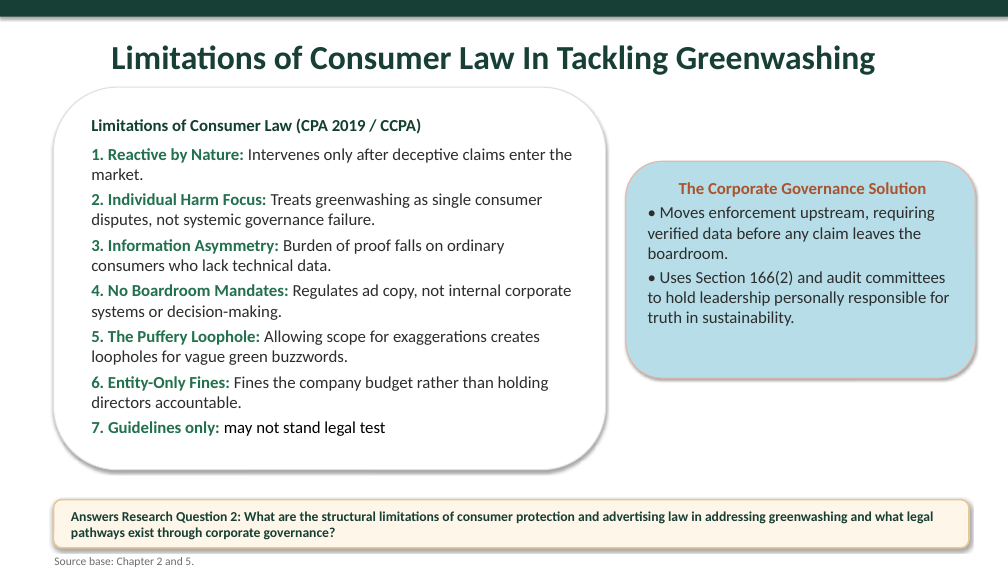
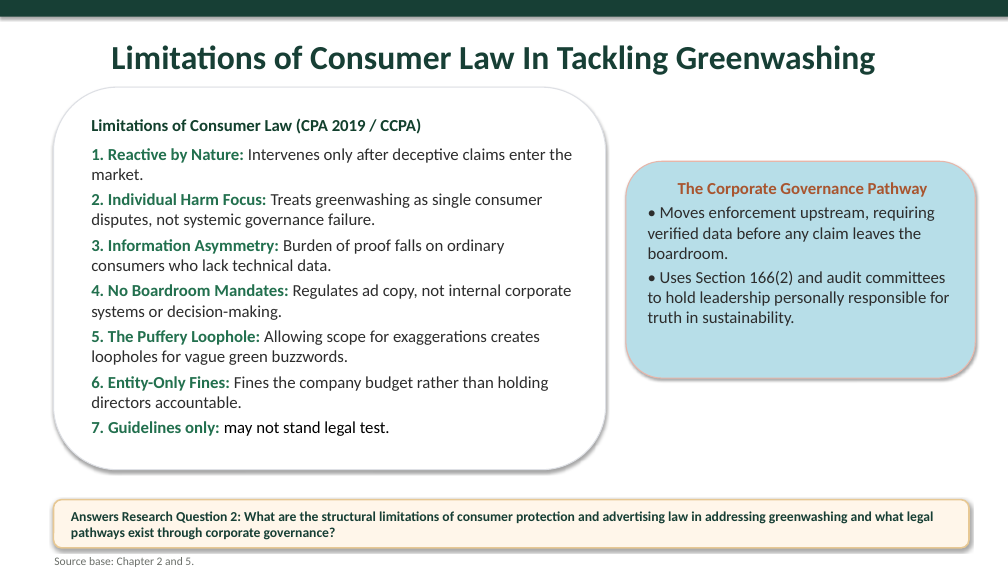
Before and after one commit to atul516/Final-VIva, a slide deck: slide 11 of Thesis Defence Presentation Final.pptx. Drawn at 1008x567 pixels with LibreOffice and Linux fonts; fonts in the diff are those of the drawing. Boxes give left, top, right and bottom in pixels: in the first picture for what was removed or moved away, otherwise in the second. Text is boxed around its words. In the diff, an @@ line names an element or a change of style, - is before the commit and + after.

```diff
--- a/Thesis Defence Presentation Final.pptx
+++ b/Thesis Defence Presentation Final.pptx
@@ text at (x1=678, y1=182, x2=928, y2=197): text changed @@
-The Corporate Governance Solution
+The Corporate Governance Pathway
@@ text at (x1=91, y1=421, x2=390, y2=436): text changed @@
-7. Guidelines only: may not stand legal test
+7. Guidelines only: may not stand legal test.
```
Also in this commit, not shown: 4 other slides changed.
